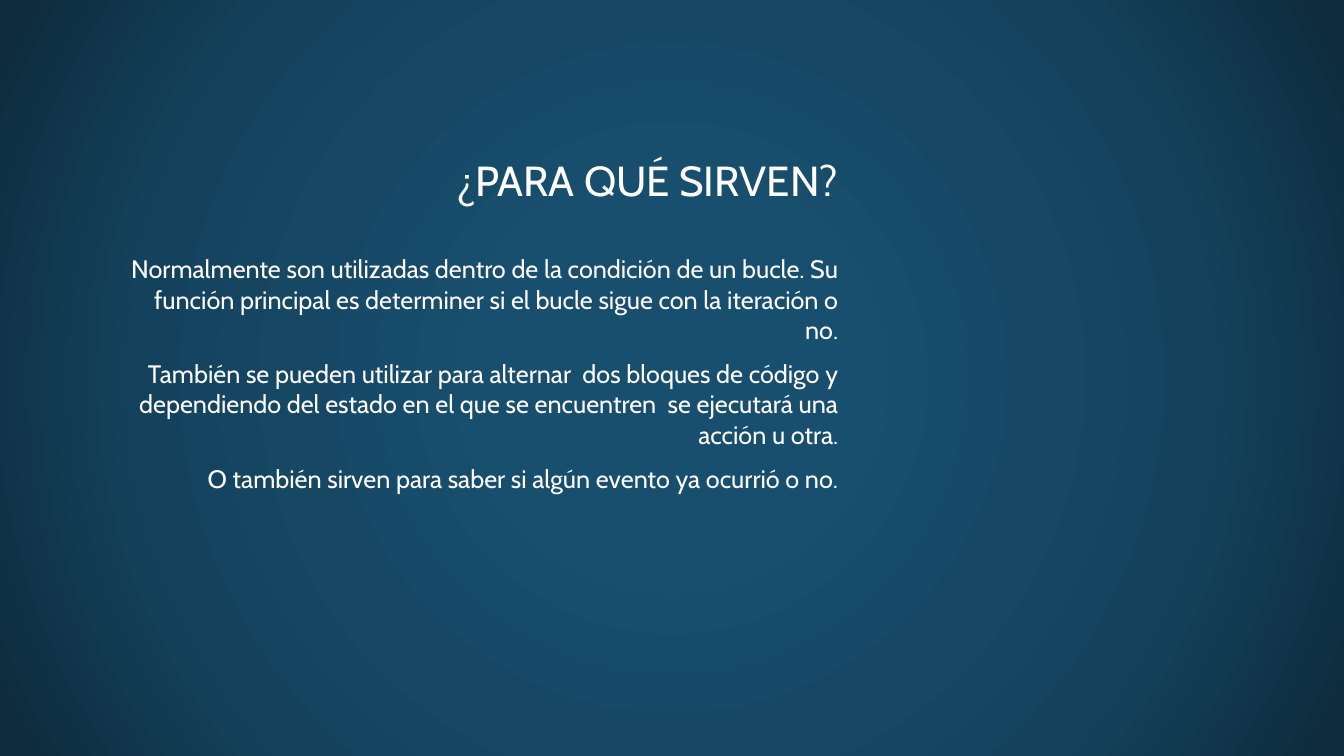
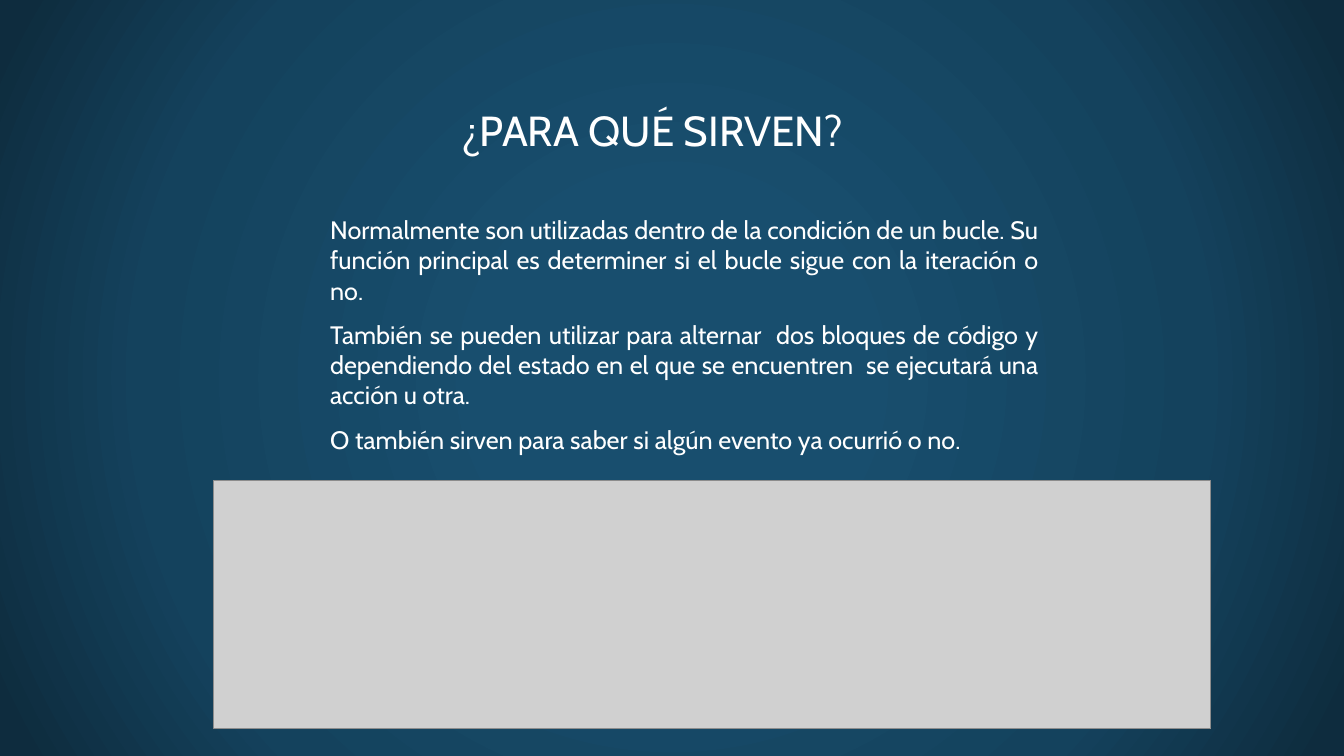
Before and after one commit to superliza/my-page-algorithms, a slide deck: slide 3 of actividades/flag-variables/flag-variables.pptx. Drawn at 1344x756 pixels with LibreOffice and Linux fonts; fonts in the diff are those of the drawing; grey boxes stand for pictures; background and template pictures are left out. Boxes give left, top, right and bottom in pixels: in the first picture for what was removed or moved away, otherwise in the second. Text is boxed around its words. In the diff, an @@ line names an element or a change of style, - is before the commit and + after.

Commit message:
modify presentations

```diff
--- a/actividades/flag-variables/flag-variables.pptx
+++ b/actividades/flag-variables/flag-variables.pptx
@@ title "¿PARA QUÉ SIRVEN?": place and size @@
-title "¿PARA QUÉ SIRVEN?" at <box>457,161,838,206</box>
+title "¿PARA QUÉ SIRVEN?" at <box>461,111,843,156</box>
@@ title "¿PARA QUÉ SIRVEN?" at <box>461,111,843,156</box>: alignment right to centre @@
@@ text "Normalmente son utilizadas dentro de ...": place and size @@
-text "Normalmente son utilizadas dentro de ..." at <box>131,259,838,494</box>
+text "Normalmente son utilizadas dentro de ..." at <box>330,220,1038,455</box>
@@ text "Normalmente son utilizadas dentro de ..." at <box>330,220,1038,455</box>: alignment right to justified @@
@@ picture added at <box>214,481,1211,729</box> @@
```
Also in this commit, not shown: 6 slides removed.
